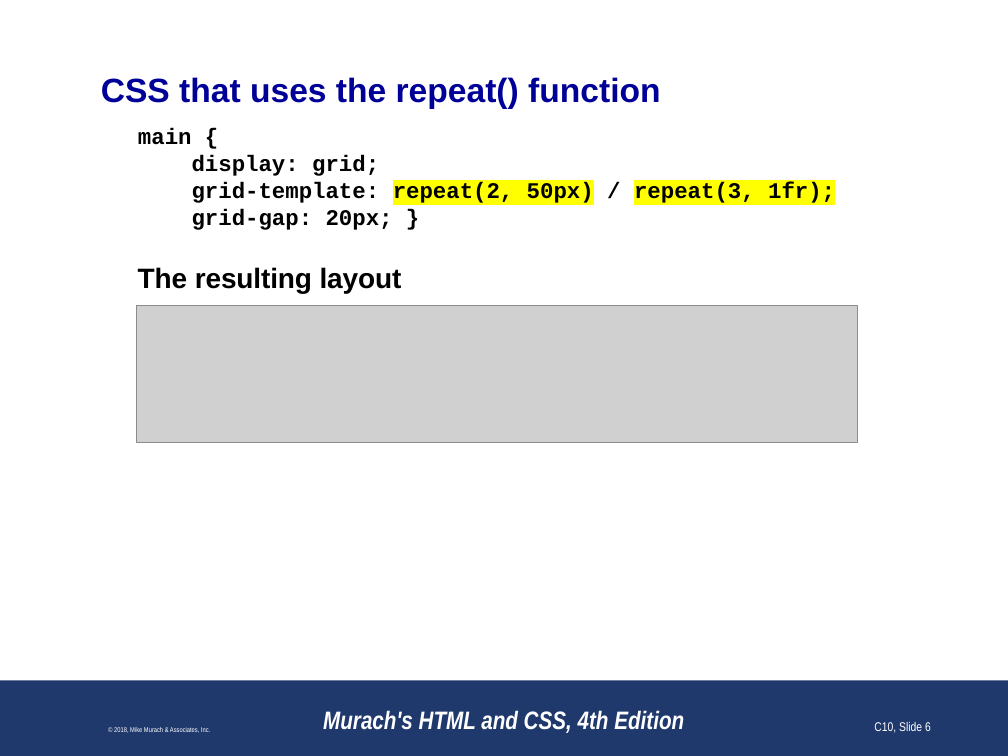
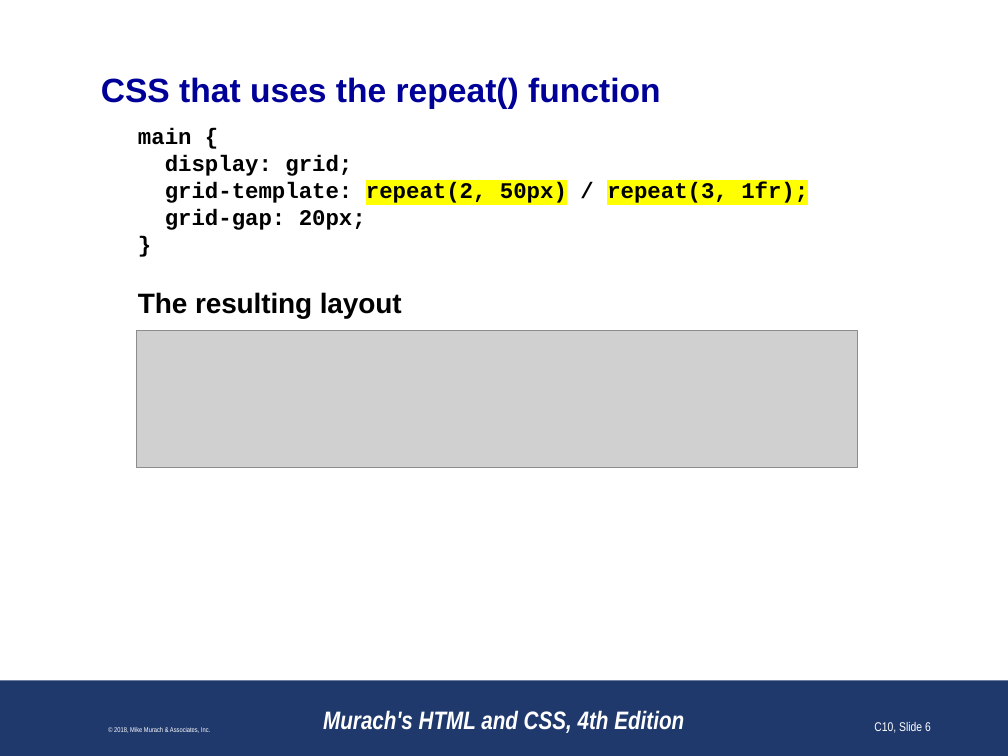
Before and after one commit to paulsmithkc/awd1000_base_lab_and_homework, a slide deck: slide 6 of murach_html_4e/slides/Chapter 10 slides (Revised).pptx. Drawn at 1008x756 pixels with LibreOffice and Linux fonts; fonts in the diff are those of the drawing; grey boxes stand for pictures; background and template pictures are left out. Boxes give left, top, right and bottom in pixels: in the first picture for what was removed or moved away, otherwise in the second. Text is boxed around its words. In the diff, an @@ line names an element or a change of style, - is before the commit and + after.

```diff
--- a/murach_html_4e/slides/Chapter 10 slides (Revised).pptx
+++ b/murach_html_4e/slides/Chapter 10 slides (Revised).pptx
@@ text at (x1=165, y1=209, x2=366, y2=230): text changed @@
-grid-gap: 20px; }
+grid-gap: 20px;
+}
@@ text "The resulting layout" moved from (x1=138, y1=267, x2=402, y2=293) to (x1=138, y1=292, x2=402, y2=318) @@
@@ picture moved from (x1=136, y1=305, x2=857, y2=442) to (x1=136, y1=331, x2=857, y2=467) @@
```
Also in this commit, not shown: 19 other slides changed, 1 slide added, 7 slides removed.
